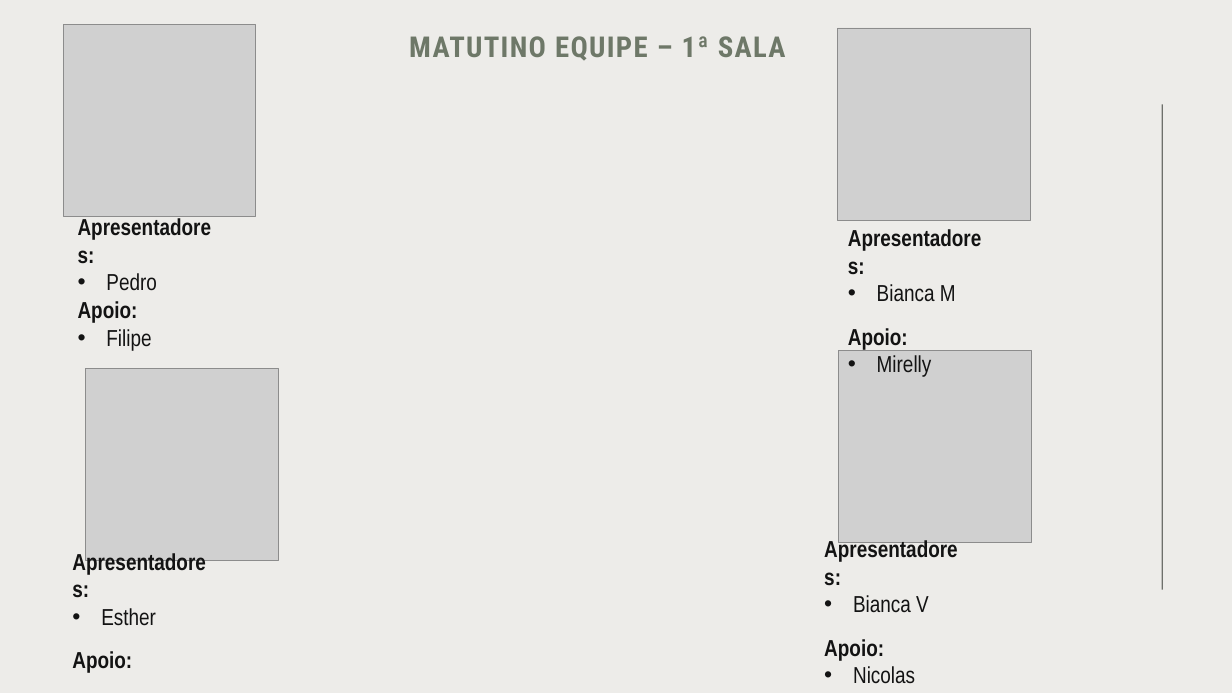
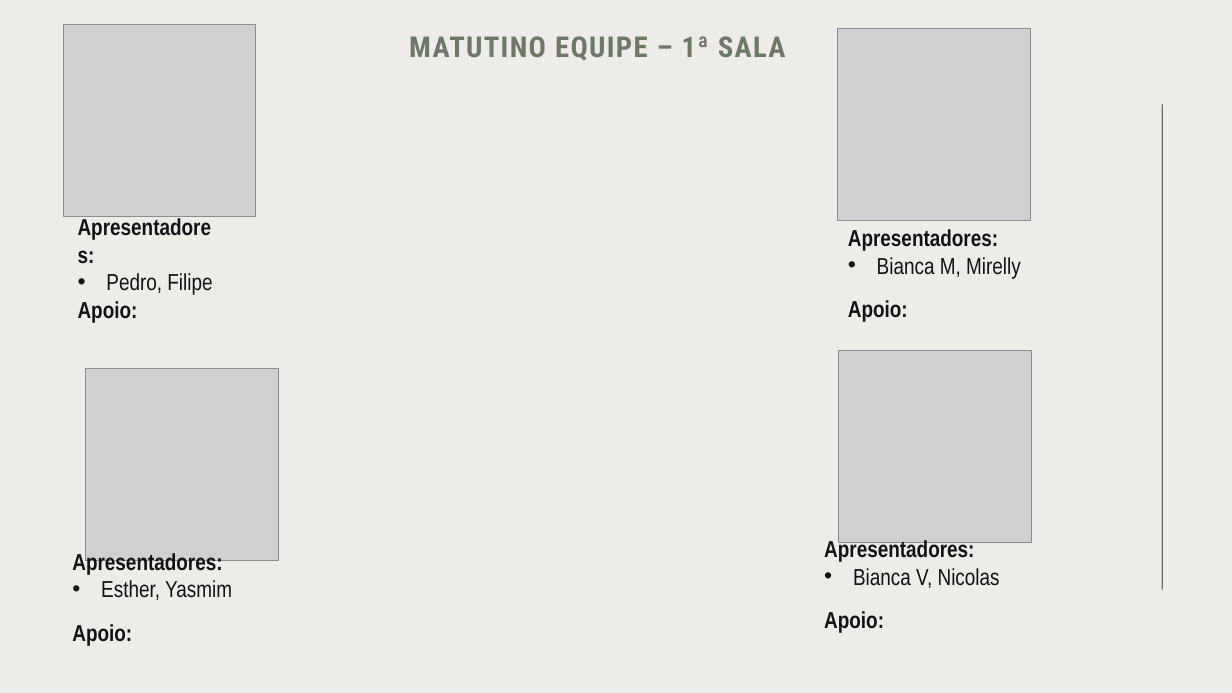
Before and after one commit to isaqlle/desafio_mundoSENAI, a slide deck: slide 1 of document/Divisão Salas - Mundo SENAI.pptx. Drawn at 1232x693 pixels with LibreOffice and Linux fonts; fonts in the diff are those of the drawing; grey boxes stand for pictures. Boxes give left, top, right and bottom in pixels: in the first picture for what was removed or moved away, otherwise in the second. Text is boxed around its words. In the diff, an @@ line names an element or a change of style, - is before the commit and + after.

```diff
--- a/document/Divisão Salas - Mundo SENAI.pptx
+++ b/document/Divisão Salas - Mundo SENAI.pptx
@@ text at [877,257,1021,279]: text changed @@
-• Bianca M
+• Bianca M, Mirelly
@@ text at [106,273,212,295]: text changed @@
-• Pedro
+• Pedro, Filipe
@@ text at [106,329,151,351]: paragraph removed @@
-• Filipe
@@ text at [877,355,932,377]: paragraph removed @@
-• Mirelly
@@ text at [853,568,1000,588]: text changed @@
-• Bianca V
+• Bianca V, Nicolas
@@ text at [101,580,232,600]: text changed @@
-• Esther
+• Esther, Yasmim
@@ text at [853,666,915,684]: paragraph removed @@
-• Nicolas
```
Also in this commit, not shown: 3 other slides changed, 2 other files.
